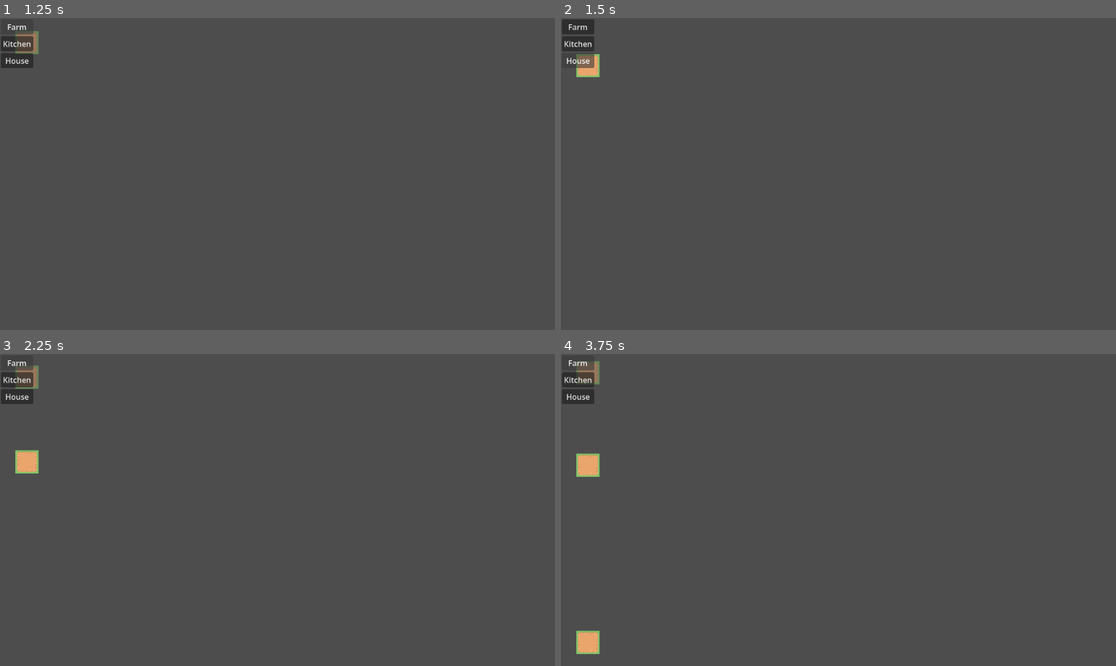
Above: before the commit, frames 1-4 (two rows, left to right).
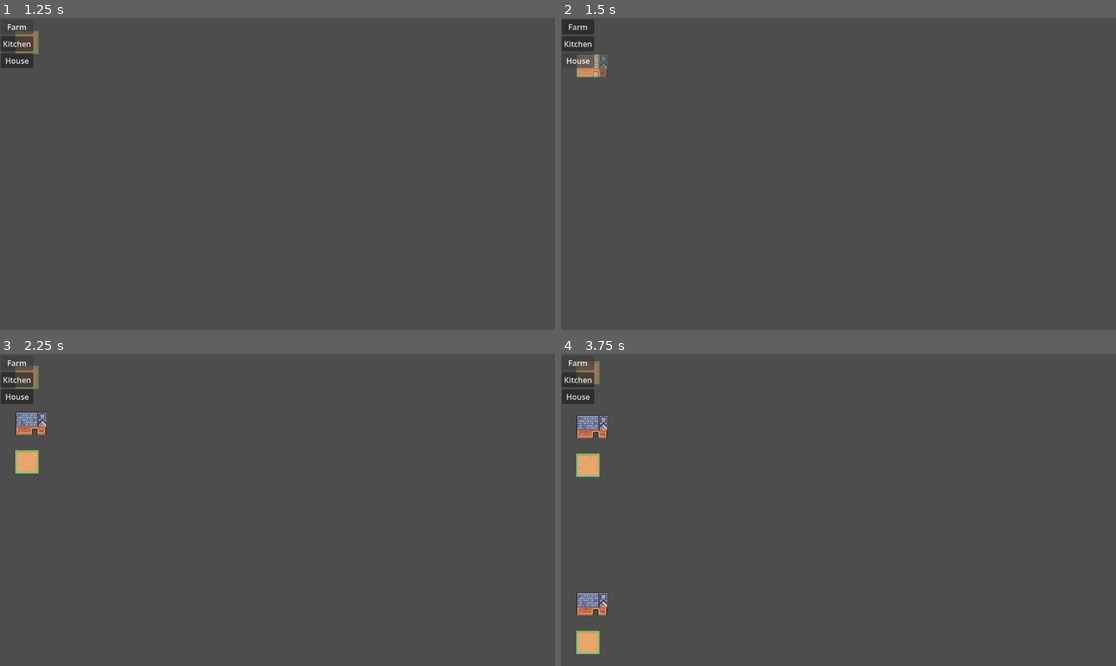
Above: after the commit, the same moments.

Repository: amandodaw/ZombieDefenseSim
Game: Godot game, scene res://scenes/world.tscn
The game is run twice, just before and just after one commit, with the same random seed, the same clock (stepped at 60 frames per second) and the same inputs.
Inputs:
- Up to frame 1 (1.25 s): click "Farm" at 0.5 s
- Up to frame 2 (1.5 s): click "House" at 1.25 s
- Up to frame 3 (2.25 s): click "Farm" at 2 s
- Up to frame 4 (3.75 s): click "House" at 2.75 s; click "Farm" at 3.5 s

Frame 1 is identical in both runs. In frame 2, 0.3% of the frame differs, in the area x 2-9%, y 11-19%; in frame 3, 0.4%; in frame 4, 0.8%, in the area x 2-9%, y 19-84%.

Commit message:
Añadido casa y cocina

Diff:
--- /dev/null
+++ b/scripts/components/house_component.gd
@@ -0,0 +1,9 @@
+class_name HouseComponent
+
+var origin_tile : Vector2i = Vector2i(0,4)
+
+var form : Array[Vector2i] = [
+	Vector2i(0,0), Vector2i(1,0), Vector2i(2,0), Vector2i(3,0),
+	Vector2i(0,1), Vector2i(1,1), Vector2i(2,1), Vector2i(3,1),
+	Vector2i(0,2), Vector2i(1,2), Vector2i(2,2), Vector2i(3,2)
+]
--- a/scripts/components/kitchen_component.gd
+++ b/scripts/components/kitchen_component.gd
@@ -1 +1,7 @@
 class_name KitchenComponent
+
+var origin_tile : Vector2i = Vector2i(9,4)
+
+var form : Array[Vector2i] = [
+	Vector2i(0,0)
+]
--- a/scripts/systems/building_system.gd
+++ b/scripts/systems/building_system.gd
@@ -64,13 +64,17 @@
 
 func _get_or_create_workplace_component(world: World, entity_id: int, building_type: int) -> WorkplaceComponent:
 	var workplace_comp = WorkplaceComponent.new()
+	var type_comp
 	match building_type:
 		0:
-			var farm_comp = FarmComponent.new()
-			world.add(entity_id, farm_comp)
-			workplace_comp.form = farm_comp.form
-			workplace_comp.origin_tile = farm_comp.origin_tile
-
+			type_comp = FarmComponent.new()
+		1:
+			type_comp = KitchenComponent.new()
+		2:
+			type_comp = HouseComponent.new()
+	world.add(entity_id, type_comp)
+	workplace_comp.form = type_comp.form
+	workplace_comp.origin_tile = type_comp.origin_tile
 	world.add(entity_id, workplace_comp)
 	return workplace_comp
 
Not shown, added: scripts/components/house_component.gd.uid
